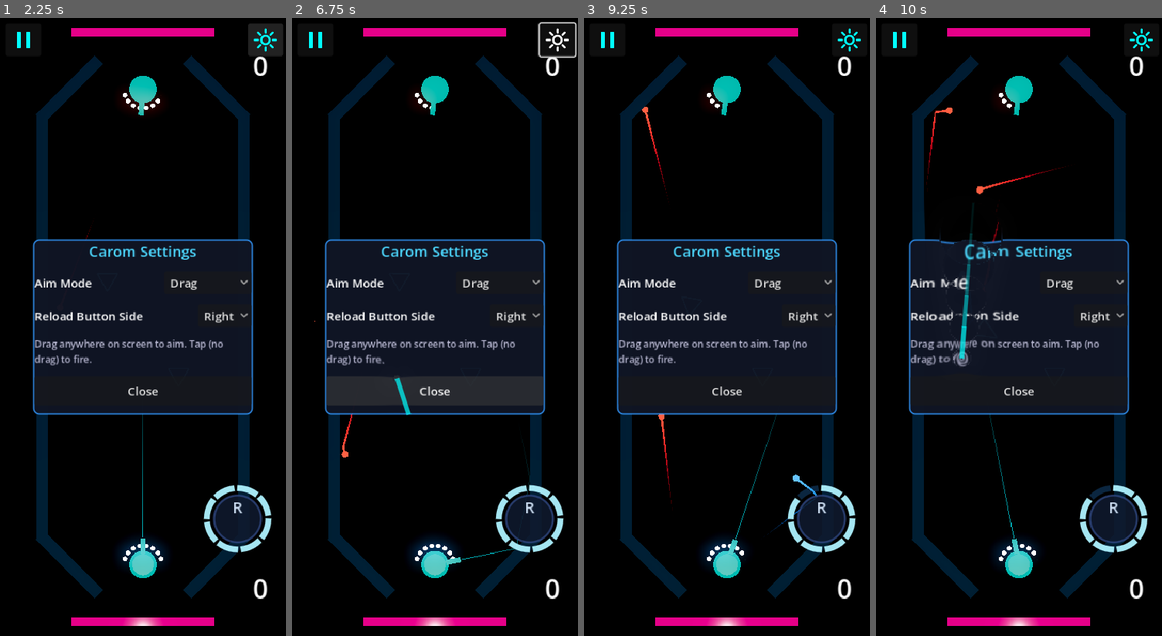
Above: before the commit, frames 1-4 (left to right).
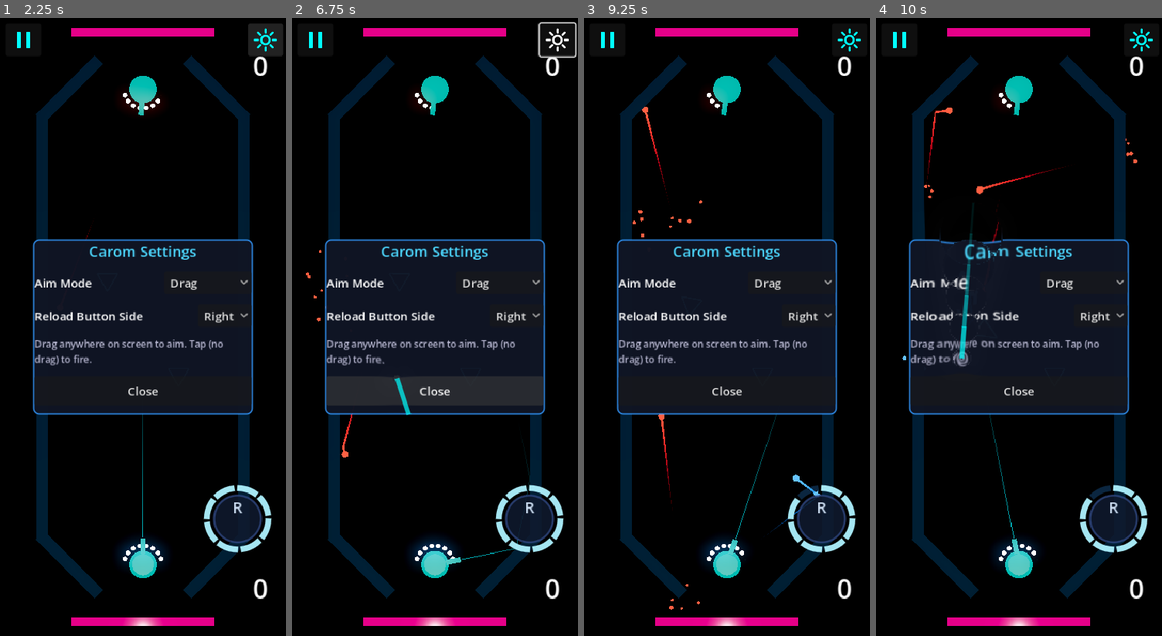
Above: after the commit, the same moments.

Repository: mchambers-mojang/sweet-vinegar-games
Game: Godot game, scene res://carom/scenes/carom_arena.tscn
The game is run twice, just before and just after one commit, with the same random seed, the same clock (stepped at 60 frames per second) and the same inputs. This scene is started directly instead of the project's main scene.
Inputs (mouse positions are in pixels of both pictures, inside the frame that each line leads up to):
- Up to frame 1 (2.25 s): click (22, 42) at 0.5 s; click "Resume" at 1.25 s; click (265, 42) at 2 s
- Up to frame 2 (6.75 s): click "Drag" at 2.75 s; click "Right" at 3.5 s; tap Enter (ui_accept) at 4.25 s; drag from (529, 518) to (463, 191) at 4.27 s; drag from (377, 357) to (420, 450) at 5.02 s; move the mouse to (463, 191) at 5.77 s; hold Right (ui_right) 5.78-6.5 s; tap Ctrl at 5.85 s; drag from (420, 450) to (349, 234) at 6.52 s
- Up to frame 3 (9.25 s): move the mouse to (812, 419) at 7.27 s; hold Left (ui_left) 7.28-8 s; tap C at 7.35 s; tap Enter (ui_accept) at 7.52, 8, 8.75 s; drag from (641, 234) to (684, 172) at 8.02 s; move the mouse to (741, 327) at 8.77 s; hold Left (ui_left) from 8.78 s (still down); tap 1 at 8.85 s; click (741, 327) at 8.92 s
- Up to frame 4 (10 s): release Left (ui_left) at 9.5 s; drag from (976, 172) to (961, 357) at 9.52 s

Frame 1 is identical in both runs. In frame 2, less than 0.1% of the frame differs, in the area x 4-12%, y 37-50%; in frame 3, less than 0.1%, in the area x 17-83%, y 29-96%; in frame 4, less than 0.1%.

Commit message:
fix(carom): remove puck-hit screen shake, fix particle visibility
- Remove screen shake on puck hit (too frequent, save for goals)
- Fix particles: set emitting=true AFTER add_child, zero gravity (top-down
  camera can't see Y-axis fall), larger scale (0.8-1.5 vs 0.03-0.06)
- Add [DEBUG-fx01/fx02] prints to verify signal path fires

Co-authored-by: Copilot <223556219+Copilot@users.noreply.github.com>

Diff:
--- a/carom/scripts/effects/carom_effects_controller.gd
+++ b/carom/scripts/effects/carom_effects_controller.gd
@@ -68,13 +68,14 @@
 	var velocity := projectile.linear_velocity
 
 	if body is CaromPuck:
+		print("[DEBUG-fx02] Puck hit at %s" % str(impact_pos))
 		var puck_pos: Vector3 = (body as CaromPuck).global_position
 		var diff: Vector3 = puck_pos - impact_pos
 		if diff.length_squared() < 0.0001:
 			diff = velocity.normalized()
 		var normal: Vector3 = diff.normalized()
-		var force := velocity.length() / maxf(projectile.speed, 1.0)
-		_impact_spawner.spawn_puck_impact(impact_pos, -normal, color, force)
+		_impact_spawner.spawn_puck_impact(impact_pos, -normal, color)
 	elif body is StaticBody3D:
+		print("[DEBUG-fx02] Wall hit at %s" % str(impact_pos))
 		var normal := -velocity.normalized() if velocity.length_squared() > 0.001 else Vector3.UP
 		_impact_spawner.spawn_wall_impact(impact_pos, normal, color)
--- a/carom/scripts/effects/carom_impact_spawner.gd
+++ b/carom/scripts/effects/carom_impact_spawner.gd
@@ -52,39 +52,37 @@
 	_spawn_sparks(pos, normal, color, WALL_PARTICLE_COUNT, SPARK_SPEED, 0.6)
 
 
-## Spawn a puck-hit burst at position with screen shake.
-func spawn_puck_impact(pos: Vector3, normal: Vector3, color: Color, force: float = 1.0) -> void:
+## Spawn a puck-hit burst at position.
+func spawn_puck_impact(pos: Vector3, normal: Vector3, color: Color, _force: float = 1.0) -> void:
 	_spawn_sparks(pos, normal, color, PUCK_PARTICLE_COUNT, PUCK_SPARK_SPEED, 1.0)
-	if _screen_shake:
-		_screen_shake.shake(clampf(force * 0.3, 0.1, 0.6))
 
 
 func _spawn_sparks(pos: Vector3, direction: Vector3, color: Color, count: int, speed: float, spread: float) -> void:
+	print("[DEBUG-fx01] Spawning %d sparks at %s" % [count, str(pos)])
 	var particles := GPUParticles3D.new()
-	particles.emitting = true
 	particles.one_shot = true
 	particles.explosiveness = 1.0
 	particles.amount = count
 	particles.lifetime = SPARK_LIFETIME
-	particles.finished.connect(particles.queue_free)
 
 	var mat := ParticleProcessMaterial.new()
-	mat.direction = direction
-	mat.spread = spread * 45.0  # degrees
+	# Emit on XZ plane (top-down visible), not Y
+	mat.direction = Vector3(direction.x, 0.0, direction.z).normalized() if direction.length_squared() > 0.001 else Vector3.RIGHT
+	mat.spread = spread * 45.0
 	mat.initial_velocity_min = speed * 0.5
 	mat.initial_velocity_max = speed
-	mat.gravity = Vector3(0.0, -9.8, 0.0)
-	mat.damping_min = 2.0
-	mat.damping_max = 4.0
-	mat.scale_min = 0.03
-	mat.scale_max = 0.06
+	mat.gravity = Vector3.ZERO  # No gravity — keep sparks visible from top-down
+	mat.damping_min = 4.0
+	mat.damping_max = 8.0
+	mat.scale_min = 0.8
+	mat.scale_max = 1.5
 	mat.color = color
 	particles.process_material = mat
 
-	# Simple sphere mesh for sparks
+	# Larger sphere mesh so sparks are visible from top-down camera
 	var draw_pass := SphereMesh.new()
-	draw_pass.radius = 0.03
-	draw_pass.height = 0.06
+	draw_pass.radius = 0.06
+	draw_pass.height = 0.12
 	particles.draw_pass_1 = draw_pass
 
 	# Unshaded emissive material
@@ -93,8 +91,10 @@
 	mesh_mat.albedo_color = color
 	mesh_mat.emission_enabled = true
 	mesh_mat.emission = color
-	mesh_mat.emission_energy_multiplier = 3.0
+	mesh_mat.emission_energy_multiplier = 4.0
 	particles.material_override = mesh_mat
 
 	get_tree().current_scene.add_child(particles)
 	particles.global_position = pos
+	particles.emitting = true
+	particles.finished.connect(particles.queue_free)
